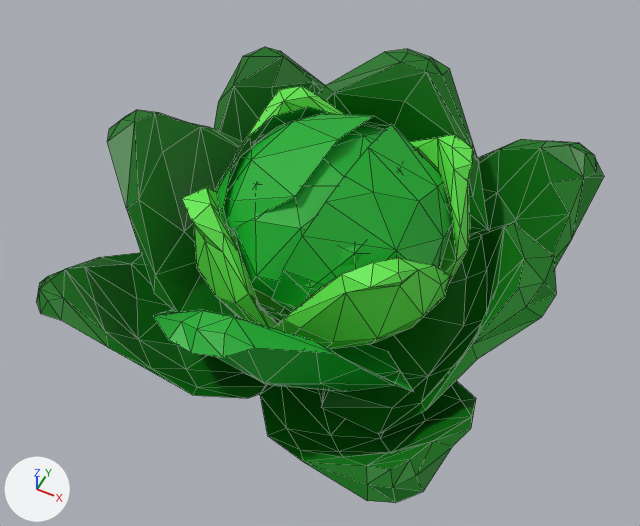
The FBX model Assets/XSBD/Prefabs/item/Mesh/cabbage.fbx: old version first, new version second.
Both versions are drawn from a 50 mm camera at (1.13, -2.35, 2.81) aimed at (-0.01, -0.07, -0.04). Every picture has the same lights, and +X, +Y and +Z are marked at lower left. Mesh edges are drawn as thin lines. Where no turn or scale is listed for an object, it has been applied to the vertices.

In view in the first picture: 'Cabbage'.
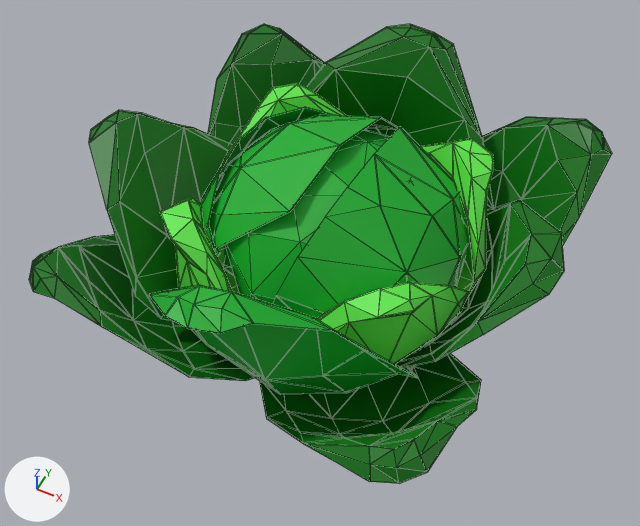
Changed parts and their boxes [x1, y1, x2, y2] in the pictures (640 x 526 px; the box of a moved part takes in the faces that stretch with it):
'Cabbage', reshaped
    before: [36, 47, 604, 503]
    after: [29, 24, 612, 484]
part 1 of me_pm3d_동물농장__양배추_2_006, moved or reshaped
    before: [182, 186, 287, 328]
    after: [160, 197, 239, 293]
part 2 of me_pm3d_동물농장__양배추_2_006, moved or reshaped
    before: [235, 86, 343, 157]
    after: [223, 83, 347, 162]
part 3 of me_pm3d_동물농장__양배추_2_006, moved or reshaped
    before: [233, 123, 385, 310]
    after: [225, 129, 389, 304]
part 4 of me_pm3d_동물농장__양배추_2_006, rebuilt (not visible afterwards)
    before: [273, 257, 450, 349]
part 5 of me_pm3d_동물농장__양배추_2_006, rebuilt
    before: [215, 107, 333, 321]
    after: [200, 107, 366, 275]
part 6 of me_pm3d_동물농장__양배추_2_006, rebuilt (not visible afterwards)
    before: [410, 135, 473, 284]
part 7 of me_pm3d_동물농장__양배추_2_006, rebuilt
    before: [478, 139, 604, 267]
    after: [482, 116, 612, 245]
part 8 of me_pm3d_동물농장__양배추_2_006, rebuilt (7% taller)
    before: [260, 381, 476, 503]
    after: [259, 353, 481, 484]
part 9 of me_pm3d_동물농장__양배추_2_006, rebuilt
    before: [214, 47, 325, 142]
    after: [208, 24, 325, 144]
part 10 of me_pm3d_동물농장__양배추_2_006, rebuilt
    before: [36, 253, 266, 398]
    after: [29, 234, 254, 381]
part 11 of me_pm3d_동물농장__양배추_2_006, rebuilt (34% taller)
    before: [154, 310, 414, 392]
    after: [149, 285, 418, 395]
part 12 of me_pm3d_동물농장__양배추_2_006, rebuilt
    before: [321, 223, 557, 434]
    after: [395, 200, 565, 368]
part 13 of me_pm3d_동물농장__양배추_2_006, rebuilt (7% wider)
    before: [107, 110, 243, 318]
    after: [89, 110, 234, 321]
part 14 of me_pm3d_동물농장__양배추_2_006, rebuilt
    before: [271, 124, 451, 312]
    after: [273, 126, 468, 318]
part 15 of me_pm3d_동물농장__양배추_2_006, rebuilt (9% wider)
    before: [317, 49, 489, 234]
    after: [306, 24, 494, 210]
part 16 of me_pm3d_동물농장__양배추_2_006, rebuilt (14% wider, 15% taller)
    before: [223, 114, 389, 230]
    after: [209, 115, 399, 248]
part 17 of me_pm3d_동물농장__양배추_2_006, added (green)
    after: [317, 282, 469, 364]
part 18 of me_pm3d_동물농장__양배추_2_006, added (green)
    after: [420, 138, 493, 302]

What changed in the scene script:
```text
Change me_pm3d_동물농장__양배추_2_006:
    remove me_pm3d_동물농장__양배추_2_006.from_pydata(...)  # 672 vertices, 1132 faces; spans x -1.06..0.97, y -1.03..0.97, z -0.56..0.6
    add me_pm3d_동물농장__양배추_2_006.from_pydata(...)  # 1272 vertices, 2290 faces; spans x -1.1..0.97, y -1.02..0.97, z -0.5..0.6
    me_pm3d_동물농장__양배추_2_006 part 1: the loose piece of 56 vertices spanning x -0.56..0.1, y -0.55..0.11, z -0.18..0.43 is scaled about its middle by 1.16, then moved by (-0.03, -0.03, -0.1)
    me_pm3d_동물농장__양배추_2_006 part 2: the loose piece of 50 vertices spanning x -0.55..0.1, y -0.09..0.57, z -0.18..0.43 is scaled about its middle by 1.16, then moved by (-0.03, 0.04, -0.1)
    me_pm3d_동물농장__양배추_2_006 part 3: the loose piece of 37 vertices spanning x -0.34..0.39, y -0.47..0.49, z 0.13..0.55 is scaled about its middle by (1.16, 1.07, 1.16), then moved by (0.01, 0.0, -0.07)
    me_pm3d_동물농장__양배추_2_006 part 4: the loose piece of 54 vertices spanning x -0.1..0.56, y -0.55..0.11, z -0.15..0.43 is rebuilt with 54 vertices and now spans x -0.11..0.63, y -0.63..0.13, z -0.29..0.37
    me_pm3d_동물농장__양배추_2_006 part 5: the loose piece of 51 vertices spanning x -0.52..0.35, y -0.52..0.52, z -0.1..0.48 is rebuilt with 102 vertices and now spans x -0.6..0.51, y -0.6..0.61, z -0.23..0.44
    me_pm3d_동물농장__양배추_2_006 part 6: the loose piece of 51 vertices spanning x -0.1..0.56, y -0.09..0.57, z -0.19..0.43 is rebuilt with 51 vertices and now spans x -0.11..0.65, y -0.08..0.66, z -0.33..0.38
    me_pm3d_동물농장__양배추_2_006 part 7: the loose piece of 40 vertices spanning x 0.04..0.95, y 0.01..0.93, z -0.48..0.24 is rebuilt with 80 vertices and now spans x 0.04..0.95, y 0.01..0.93, z -0.4..0.37
    me_pm3d_동물농장__양배추_2_006 part 8: the loose piece of 39 vertices spanning x -0.08..0.85, y -1.03..0.0, z -0.5..0.13 is rebuilt with 78 vertices and now spans x -0.08..0.86, y -1.02..0.0, z -0.37..0.27
    me_pm3d_동물농장__양배추_2_006 part 9: the loose piece of 38 vertices spanning x -0.91..0.08, y 0.07..0.97, z -0.48..0.22 is rebuilt with 76 vertices and now spans x -0.9..0.07, y 0.09..0.97, z -0.43..0.35
    me_pm3d_동물농장__양배추_2_006 part 10: the loose piece of 37 vertices spanning x -0.96..0.01, y -0.89..0.06, z -0.54..0.13 is rebuilt with 74 vertices and now spans x -0.96..0.01, y -0.89..0.06, z -0.41..0.27
    me_pm3d_동물농장__양배추_2_006 part 11: the loose piece of 34 vertices spanning x -0.55..0.59, y -0.98..-0.15, z -0.4..0.46 is rebuilt with 68 vertices and now spans x -0.53..0.6, y -0.97..-0.14, z -0.35..0.6
    me_pm3d_동물농장__양배추_2_006 part 12: the loose piece of 34 vertices spanning x 0.14..0.97, y -0.57..0.51, z -0.4..0.3 is rebuilt with 68 vertices and now spans x 0.16..0.97, y -0.41..0.52, z -0.36..0.43
    me_pm3d_동물농장__양배추_2_006 part 13: the loose piece of 33 vertices spanning x -1.06..-0.06, y -0.55..0.54, z -0.36..0.38 is rebuilt with 66 vertices and now spans x -1.1..-0.1, y -0.61..0.46, z -0.32..0.41
    me_pm3d_동물농장__양배추_2_006 part 14: the loose piece of 32 vertices spanning x -0.01..0.49, y -0.49..0.47, z -0.04..0.58 is rebuilt with 64 vertices and now spans x -0.01..0.58, y -0.57..0.55, z -0.17..0.55
    me_pm3d_동물농장__양배추_2_006 part 15: the loose piece of 30 vertices spanning x -0.56..0.57, y 0.15..0.96, z -0.36..0.45 is rebuilt with 60 vertices and now spans x -0.57..0.57, y 0.17..0.96, z -0.36..0.58
    me_pm3d_동물농장__양배추_2_006 part 16: the loose piece of 15 vertices spanning x -0.42..0.08, y -0.37..0.45, z 0.29..0.6 is rebuilt with 30 vertices and now spans x -0.48..0.09, y -0.42..0.52, z 0.21..0.57
    me_pm3d_동물농장__양배추_2_006 part 17: a new loose piece of 54 vertices spanning x -0.11..0.64, y -0.63..0.13, z -0.3..0.38, in mat_material_007 (green #5fe749)
    me_pm3d_동물농장__양배추_2_006 part 18: a new loose piece of 51 vertices spanning x -0.11..0.65, y -0.09..0.66, z -0.34..0.38, in mat_material_007 (green #5fe749)
```
